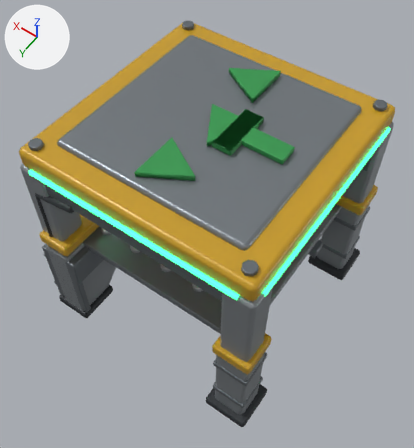
An edit to the glTF model fieldworks-machines/models/fw_split.glb, drawn before and after from the same camera.
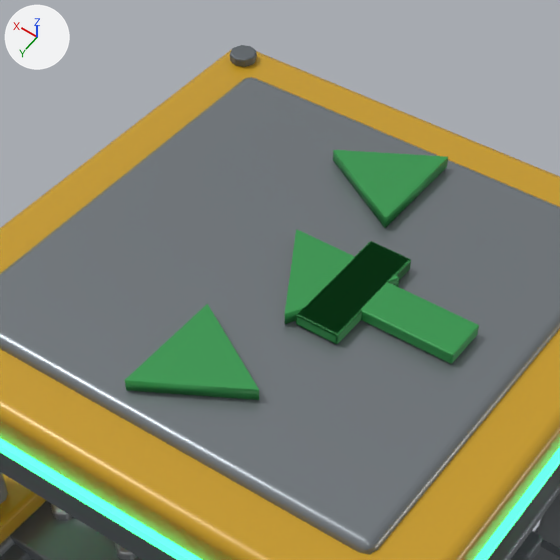
Each version appears first whole from a 50 mm lens placed at (-0.998, 1.442, 2.717), pointed at (-0.011, 0.061, 0.546), and next in a close-up on the part from 19% to 80% of the width and 0% to 56% of the height. The lights are fixed; the arrows at upper left show +X, +Y and +Z. The last two pictures show the newer version. Where no turn or scale is listed for an object, it has been applied to the vertices. Vertices at exactly the same position are counted once.

The older version as bpy lines, for what is in view:
```python
me_cube_037 = bpy.data.meshes.new('Cube.037')
me_cube_037.from_pydata(...)  # 56 vertices, 108 faces; spans x -0.165..-0.075, y -0.12..0.12, z 1.142..1.168
me_cube_037.materials.append(mat_3fb85f)
me_cube_038 = bpy.data.meshes.new('Cube.038')
me_cube_038.from_pydata(...)  # 56 vertices, 108 faces; spans x -0.165..-0.075, y -0.12..0.12, z 1.142..1.168
me_cube_038.materials.append(mat_3fb85f)
me_cylinder_039 = bpy.data.meshes.new('Cylinder.039')
me_cylinder_039.from_pydata(...)  # 6 vertices, 8 faces; spans x -0.065..0.13, y -0.113..0.113, z -0.013..0.013
me_cylinder_039.materials.append(mat_3fb85f)
ob_block_034 = bpy.data.objects.new('block.034', me_cube_037)
ob_block_034.location = (0.0, 0.0, 0.0)
ob_block_035 = bpy.data.objects.new('block.035', me_cube_038)
ob_block_035.location = (0.0, 0.0, 0.0)
ob_cyl_028 = bpy.data.objects.new('cyl.028', me_cylinder_039)
ob_cyl_028.location = (0.0, -0.3, 1.155)
# also in view: 'block.033' at (-0.235, 0.0, 1.155); 'block.029' at (0.0, 0.0, 1.07); 'block.032' at (0.0, 0.53, 0.97); 'cyl.027' at (-0.032, 0.3, 1.155); 'led.001' at (-0.562, 0.0, 1.03)
```
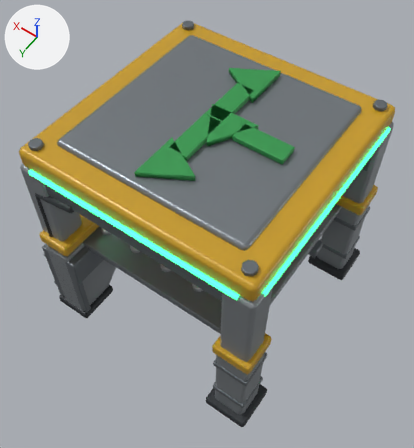
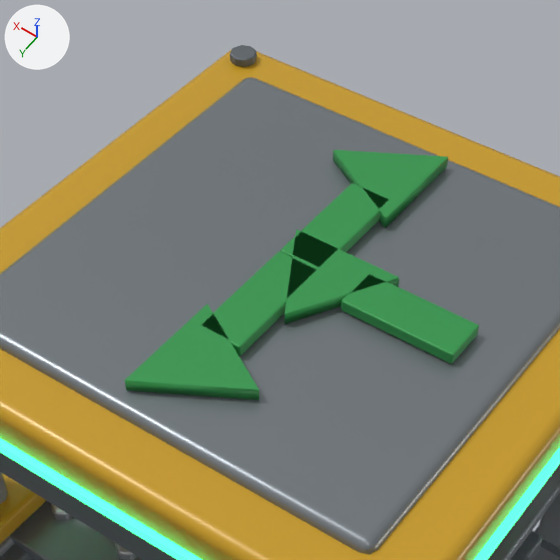
Where the newer file only moved an object's origin or applied its transform, the numbers keep the older frame.

Boxes (x1, y1, x2, y2) around the edits, measured in the close-ups (560 x 560 px):
'block.034', moved: before (296, 241, 411, 344); after (202, 251, 316, 356)
'block.035', moved: before (296, 241, 411, 343); after (280, 183, 388, 267)

Diff of the bpy script that builds the scene:
```diff
--- a/fieldworks-machines/models/fw_split.glb.py
+++ b/fieldworks-machines/models/fw_split.glb.py
@@ me_cube_037 @@
 # used by ob_block_034; location = (0.0, 0.0, 0.0)
-me_cube_037.from_pydata(...)  # 56 vertices, 108 faces; spans x -0.165..-0.075, y -0.12..0.12, z 1.142..1.168
+me_cube_037.from_pydata(...)  # 56 vertices, 108 faces; spans x -0.045..0.045, y -0.12..0.12, z -0.013..0.013
+# me_cube_037 part 1: the whole mesh is moved by (0.12, 0.0, -1.155)
 me_cube_037.materials.append(mat_3fb85f)
@@ me_cube_038 @@
 # used by ob_block_035; location = (0.0, 0.0, 0.0)
-me_cube_038.from_pydata(...)  # 56 vertices, 108 faces; spans x -0.165..-0.075, y -0.12..0.12, z 1.142..1.168
+me_cube_038.from_pydata(...)  # 56 vertices, 108 faces; spans x -0.045..0.045, y -0.12..0.12, z -0.013..0.013
+# me_cube_038 part 2: the whole mesh is moved by (0.12, 0.0, -1.155)
 me_cube_038.materials.append(mat_3fb85f)
@@ ob_block_034 @@
 ob_block_034 = bpy.data.objects.new('block.034', me_cube_037)
-ob_block_034.location = (0.0, 0.0, 0.0)
+ob_block_034.location = (0.0, 0.12, 1.155)
@@ ob_block_035 @@
 ob_block_035 = bpy.data.objects.new('block.035', me_cube_038)
-ob_block_035.location = (0.0, 0.0, 0.0)
+ob_block_035.location = (0.0, -0.12, 1.155)
```
